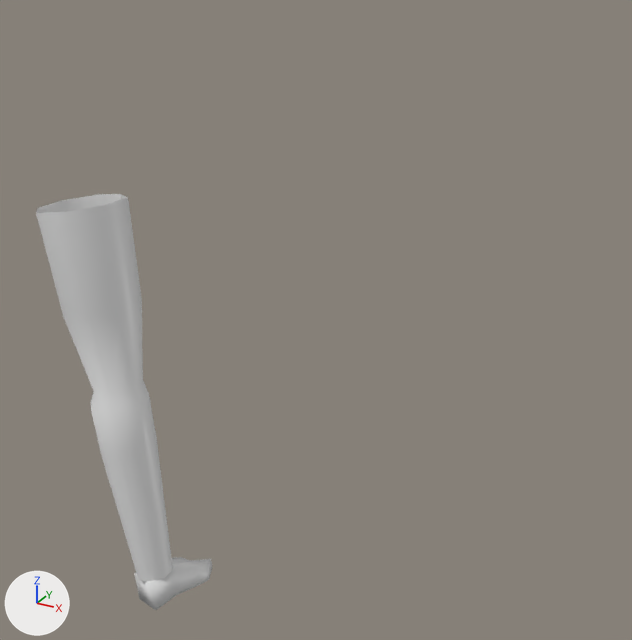
Before and after pictures for a commit that changed the glTF model Assets/Models/leg.glb.
Camera for both pictures: a camera (50 mm lens) standing at (15.9, -16.5, 7.4) and looking at (4.6, 4.2, -3.0). Lighting does not change. The marker at lower left points along +X, +Y and +Z. Vertices at the same position are counted once.

The scene before the commit, as lines of its bpy script (objects in view):
```python
me_cube = bpy.data.meshes.new('Cube')
me_cube.from_pydata(...)  # 74 vertices, 124 faces; spans x -1.25..2.56, y -1.22..1.5, z -11.08..1.17
me_cube.materials.append(mat_material)  # white #e7e7e7
ob_cube = bpy.data.objects.new('Cube', me_cube)
ob_cube.location = (0.0, 0.0, 0.0)
```
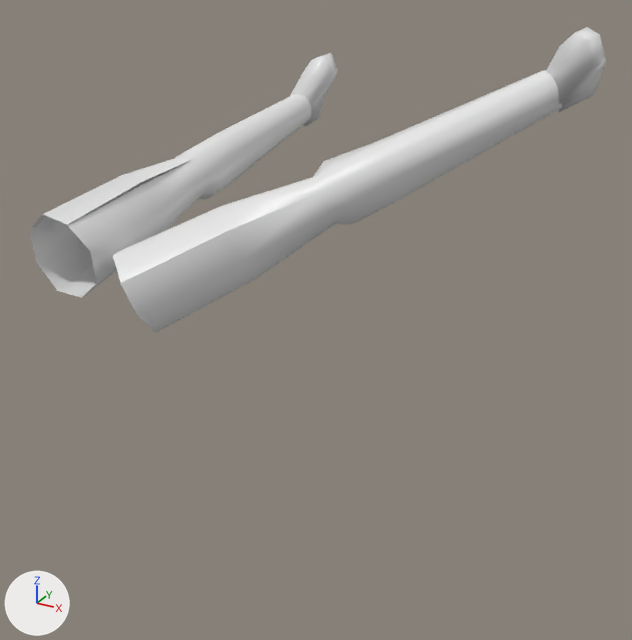
Location of each change, [x1, y1, x2, y2] in pixels of the pictures (632 x 640 px):
'Cube', reshaped (75% wider, 41% shorter): before [36, 194, 212, 610]; after [29, 53, 338, 298]
'Cube.001', added: after [113, 27, 606, 333]

Patch to the scene script:
```diff
--- a/Assets/Models/leg.glb.py
+++ b/Assets/Models/leg.glb.py
@@ me_cube @@
 me_cube.from_pydata(...)  # 74 vertices, 124 faces; spans x -1.25..2.56, y -1.22..1.5, z -11.08..1.17
 # used by ob_cube; location = (0.0, 0.0, 0.0)
+# me_cube part 1: the whole mesh is multiplied about the mesh origin by the matrix ((0.983, 0.166, 0.076), (0.114, -0.231, -0.966), (-0.143, 0.959, -0.245))
 me_cube.materials.append(mat_material)
@@ me_cube_001 @@
+me_cube_001.from_pydata(...)  # 74 vertices, 124 faces; spans x -5.44..5.05, y -1.94..5.61, z -1.5..5.89
+me_cube_001.materials.append(mat_material)  # white #e7e7e7
@@ ob_cube_001 @@
+ob_cube_001 = bpy.data.objects.new('Cube.001', me_cube_001)
+ob_cube_001.location = (6.48, 0.25, -0.35)
+ob_cube_001.rotation_euler = (3.142, 0.0, 0.0)  # degrees (180, 0, 0)
+ob_cube_001.scale = (-1.0, -1.0, -1.0)
```
